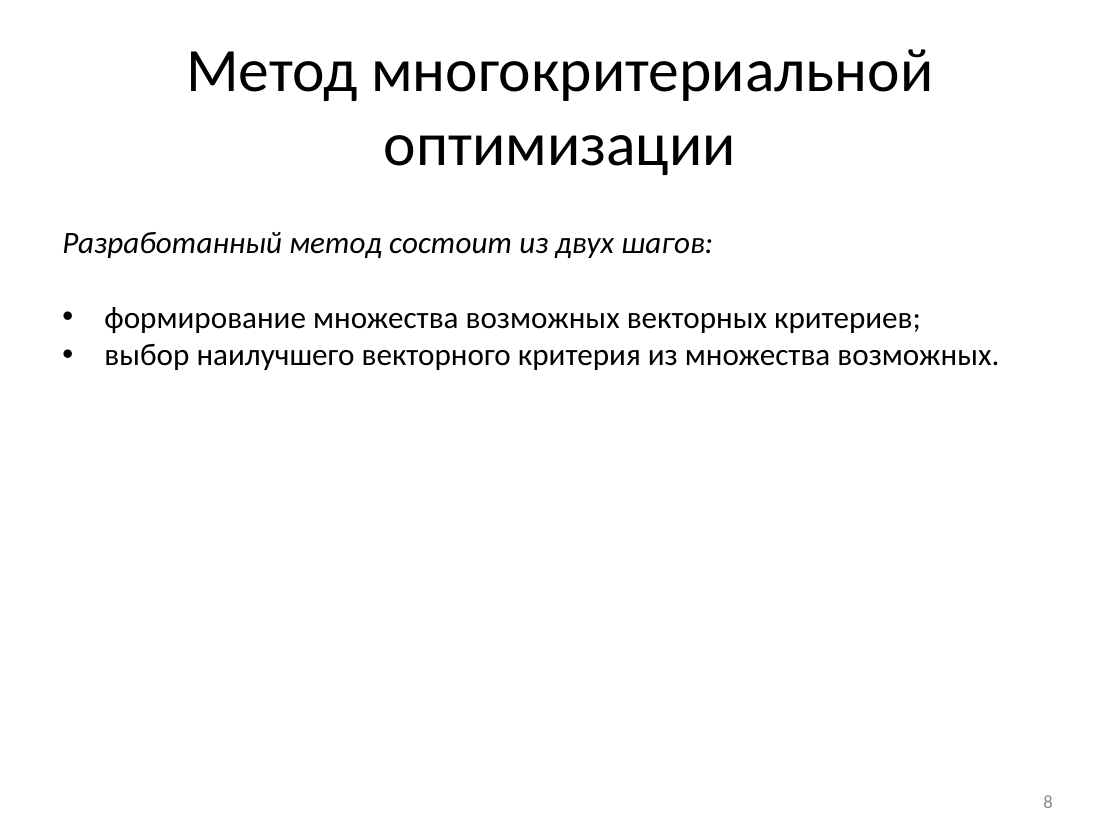
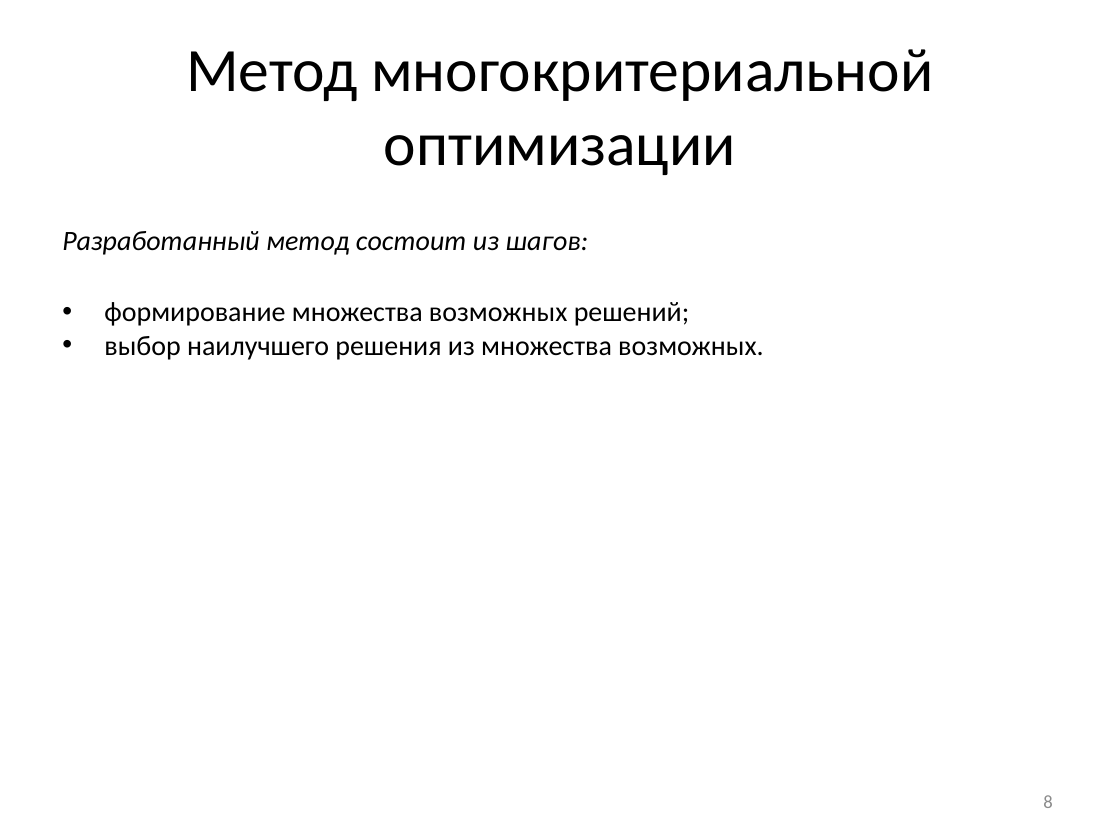
Before and after one commit to arkuzmin/diplom, a slide deck: slide 8 of optimization/4 семестр/РПЗ/Презентация_v2.0.pptx. Drawn at 1120x840 pixels with LibreOffice and Linux fonts; fonts in the diff are those of the drawing. Boxes give left, top, right and bottom in pixels: in the first picture for what was removed or moved away, otherwise in the second. Text is boxed around its words. In the diff, an @@ line names an element or a change of style, - is before the commit and + after.

```diff
--- a/optimization/4 семестр/РПЗ/Презентация_v2.0.pptx
+++ b/optimization/4 семестр/РПЗ/Презентация_v2.0.pptx
@@ text at bbox=[62, 231, 764, 360]: text changed; size 20 to 18 pt @@
-Разработанный метод состоит из двух шагов:
-• формирование множества возможных векторных критериев;
-• выбор наилучшего векторного критерия из множества возможных.
+Разработанный метод состоит из шагов:
+• формирование множества возможных решений;
+• выбор наилучшего решения из множества возможных.
```
Also in this commit, not shown: 13 other slides changed, 1 slide added, 2 slides removed.
